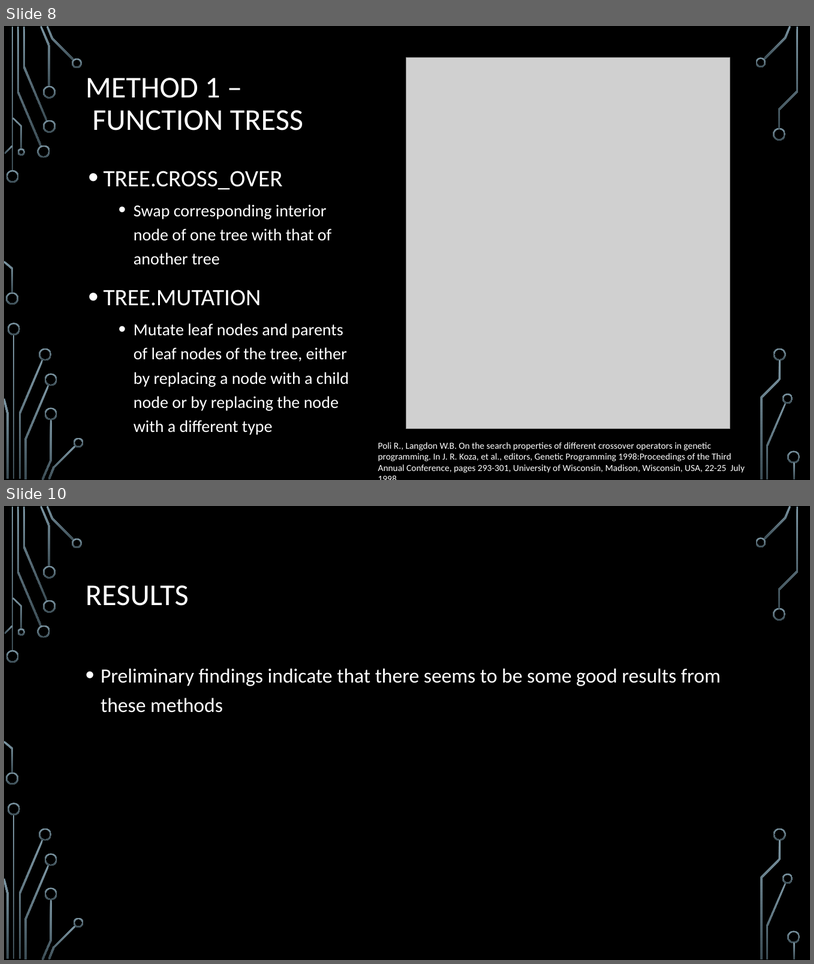
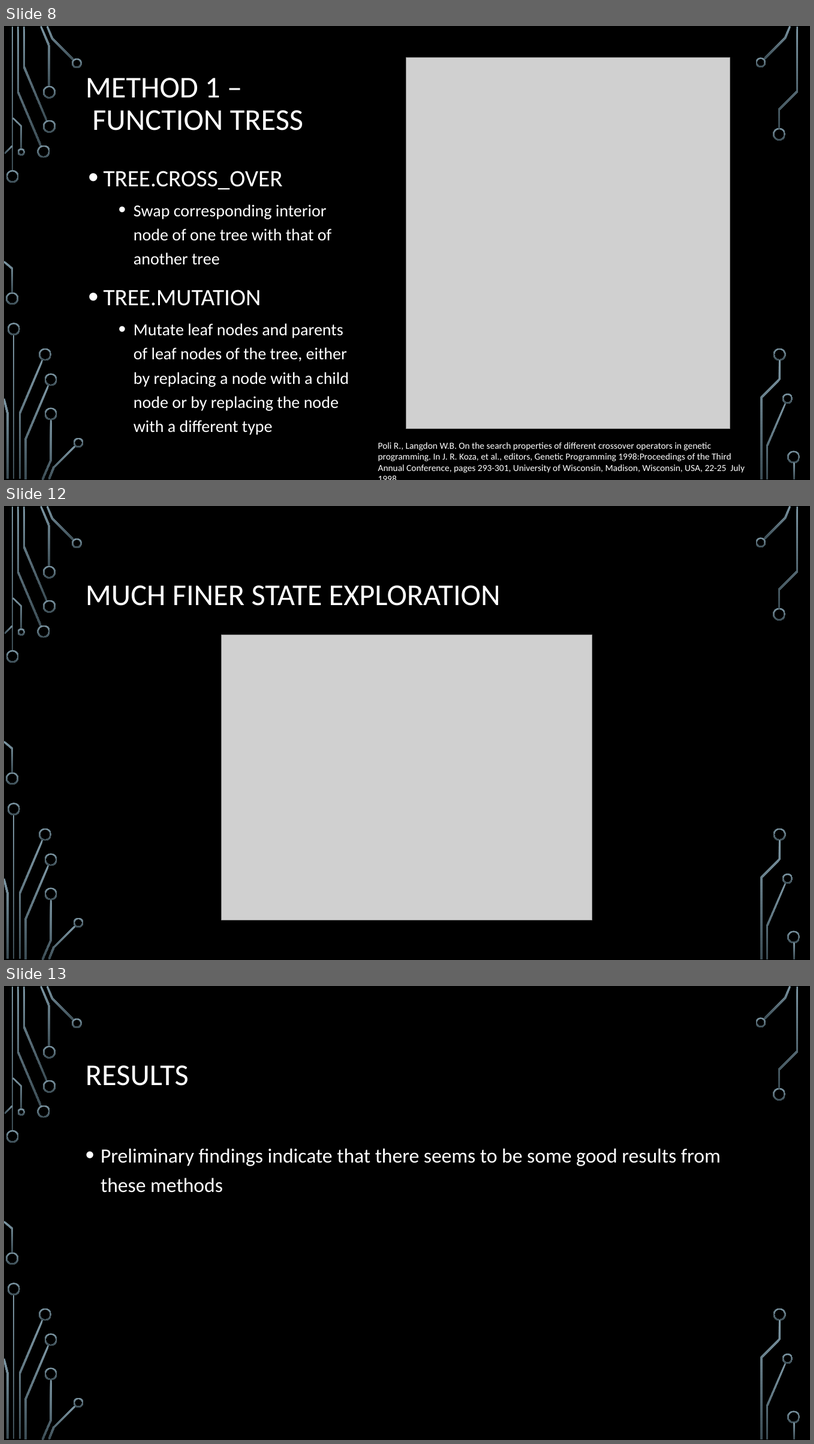
Before and after one commit to acbart/attribute-learning-system, a slide deck: presentation/Attribute Learning System Presentation.pptx. Shown one above the other, each under a label of ours: slides 8 and 10 before the commit, slides 8, 12 and 13 after it; the slides between them are not shown. The pictures are 814x964 and 814x1444 pixels, drawn with LibreOffice and Linux fonts; fonts in the diff are those of the drawing; grey boxes stand for pictures; background and template pictures are left out. Boxes give left, top, right and bottom in pixels: in the first picture for what was removed or moved away, otherwise in the second. Text is boxed around its words. In the diff, an @@ line names an element or a change of style, - is before the commit and + after.

```diff
--- a/presentation/Attribute Learning System Presentation.pptx
+++ b/presentation/Attribute Learning System Presentation.pptx
@@ slide 12 added at (4,506,810,960), background picture (left out); not listed: 36 template elements that a slide beside it also shows @@
@@ title added at (86,585,501,606), 36 pt, text #FFFFFF @@
+MUCH FINER STATE EXPLORATION
@@ picture added at (222,635,593,920) @@
@@ what was slide 10 is now slide 13 @@
```
Also in this commit, not shown: 6 slides changed, 2 other slides added.
